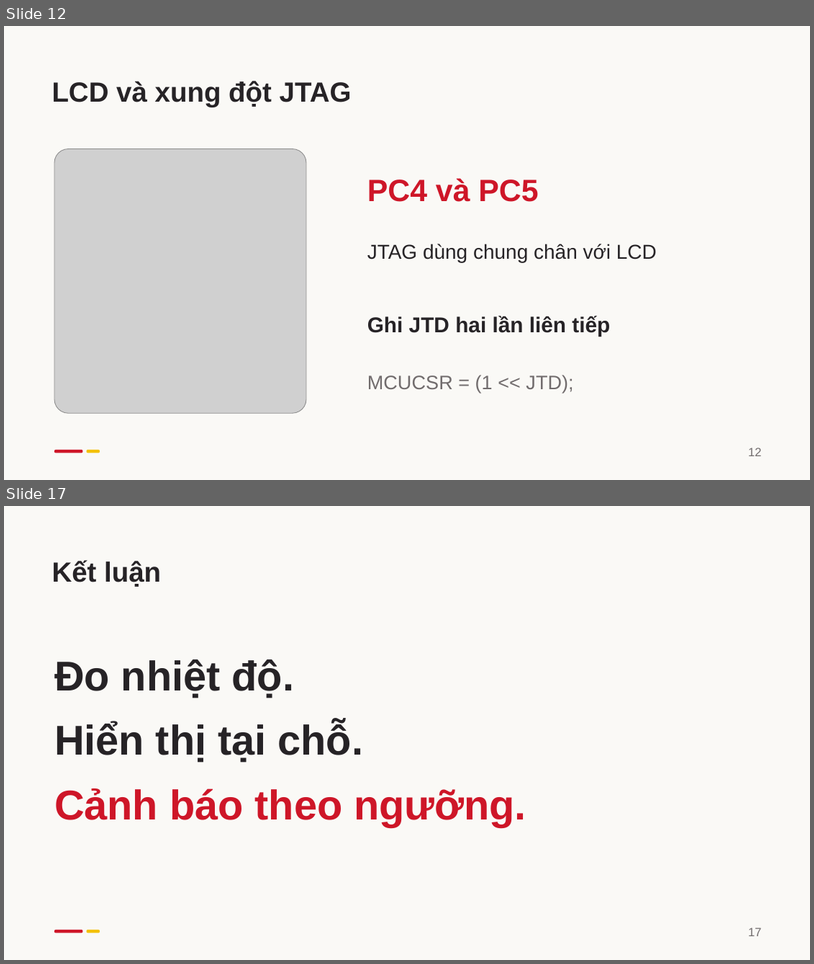
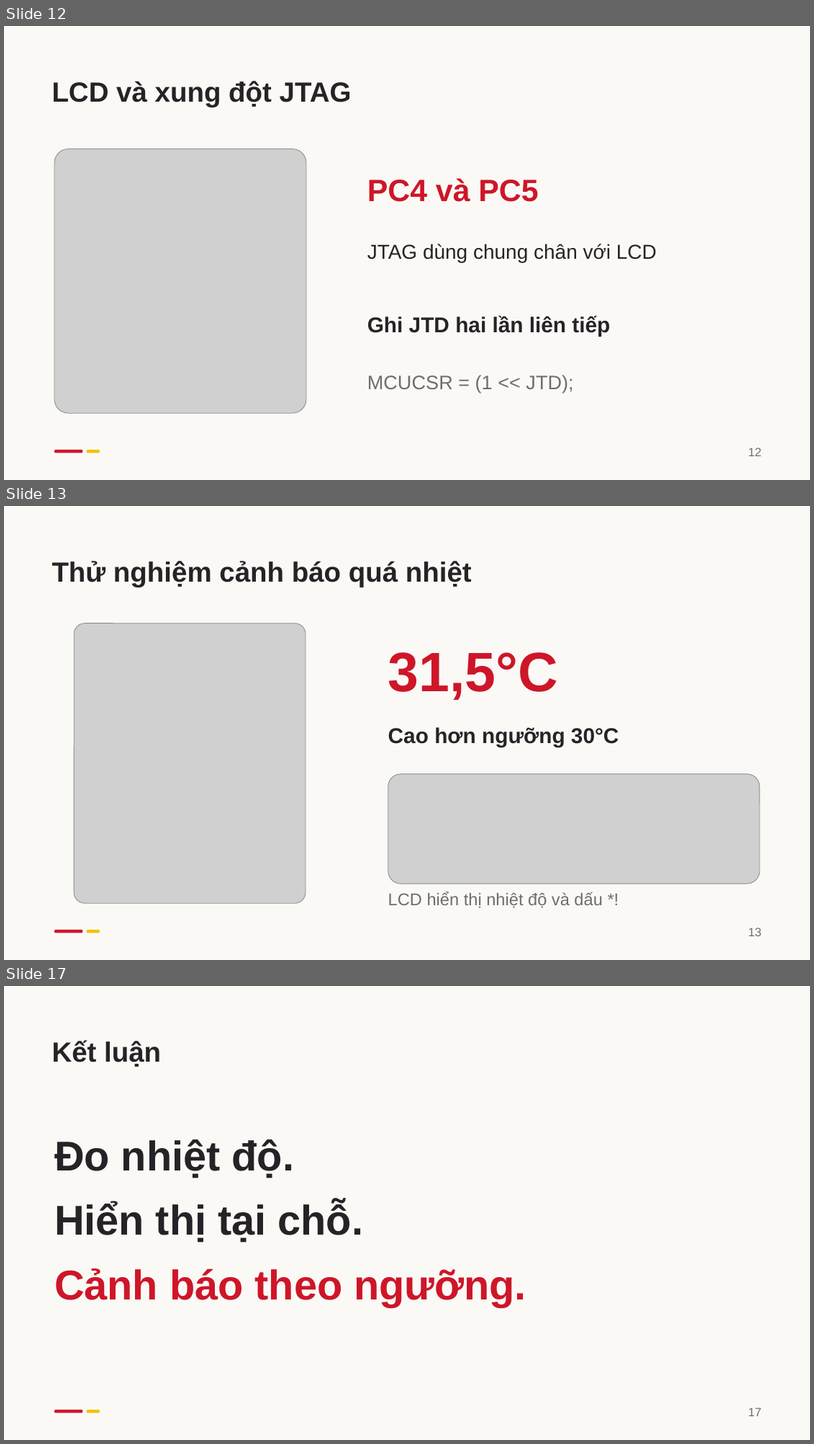
Before and after one commit to kudohieu1209/ET1-DA2, a slide deck: docs/report/slides/DA2_Bao_cao_HUST.pptx. Shown one above the other, each under a label of ours: slides 12 and 17 before the commit, slides 12, 13 and 17 after it; the slides between them are not shown. The pictures are 814x964 and 814x1444 pixels, drawn with LibreOffice and Linux fonts; fonts in the diff are those of the drawing; grey boxes stand for pictures. Boxes give left, top, right and bottom in pixels: in the first picture for what was removed or moved away, otherwise in the second. Text is boxed around its words. In the diff, an @@ line names an element or a change of style, - is before the commit and + after.

```diff
--- a/docs/report/slides/DA2_Bao_cao_HUST.pptx
+++ b/docs/report/slides/DA2_Bao_cao_HUST.pptx
@@ slide 13 added at (4, 506, 810, 960), background #FAF9F6 @@
@@ text added at (52, 561, 472, 587), 33 pt, text #262326, bold @@
+Thử nghiệm cảnh báo quá nhiệt
@@ picture added at (74, 623, 306, 903) @@
@@ text added at (388, 652, 558, 700), 66 pt, text #CE1628, bold @@
+31,5°C
@@ text added at (388, 727, 620, 746), 25.5 pt, text #262326, bold @@
+Cao hơn ngưỡng 30°C
@@ picture added at (388, 774, 760, 883) @@
@@ text added at (388, 891, 602, 908), 20.2 pt, text #716C6D @@
+LCD hiển thị nhiệt độ và dấu *!
@@ rounded rectangle added at (54, 929, 82, 932), fill #CE1628 @@
@@ rounded rectangle added at (86, 929, 100, 932), fill #F3C108 @@
@@ text added at (748, 927, 762, 936), 14.2 pt, text #716C6D @@
+13
```
Also in this commit, not shown: 9 slides changed, 3 other slides added, 7 slides removed, 7 other files.
